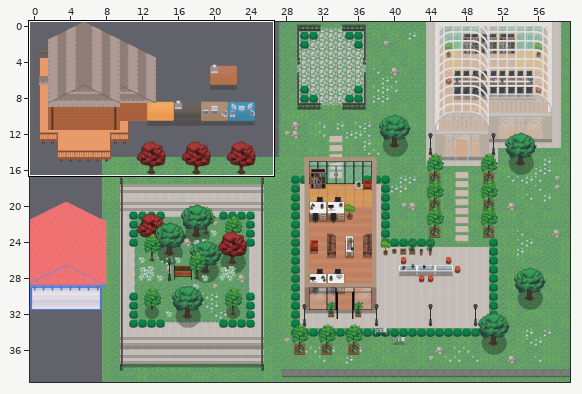
Two versions of a level (Tiled map (JSON), map.tmj). Above: a wide view before the commit, with the close-up outlined.
Close-up. First the earlier version:
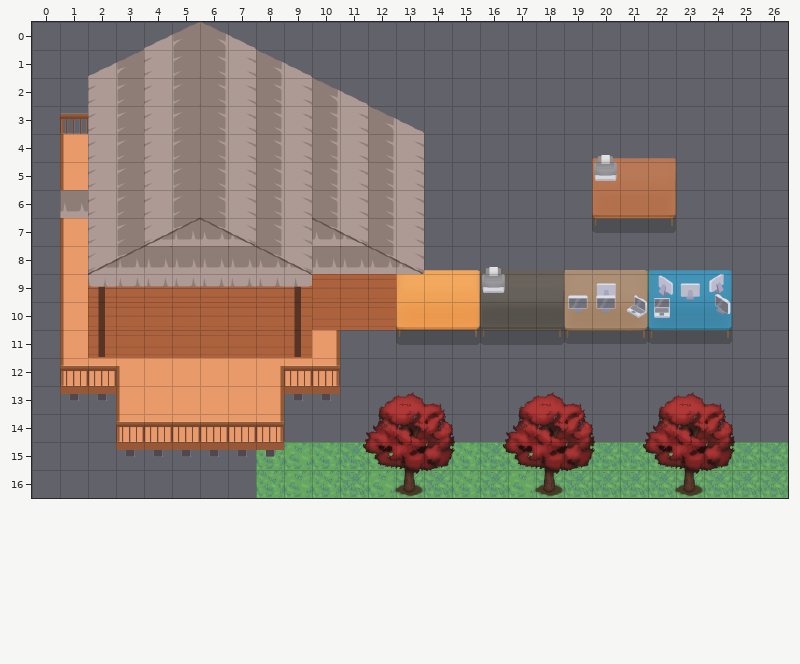
Cells are 32x32 px. Shown: x 0..26, y 0..16.
New version:
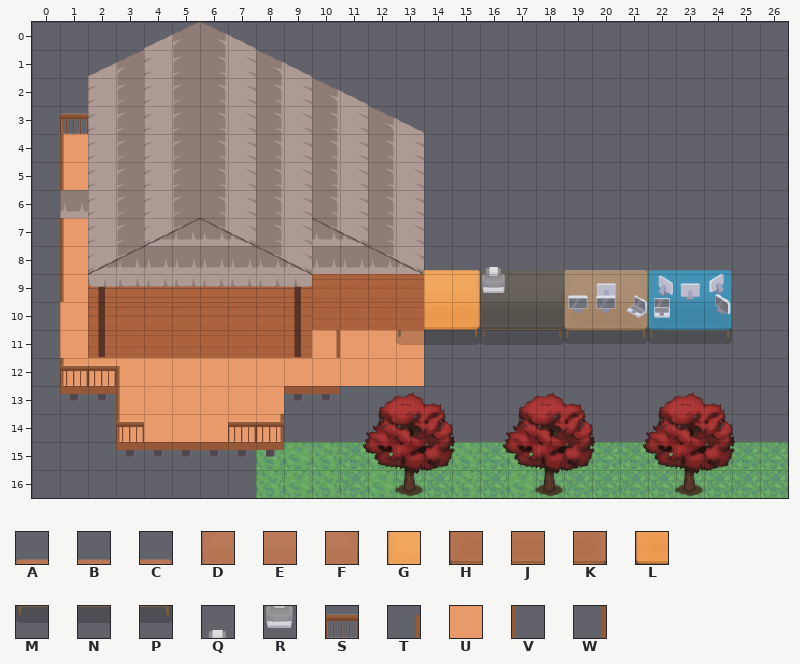
Key: from "Flat Tilesets": A 7, B 8, C 9, D 29, E 30, F 31, G 32, H 51, J 52, K 53, L 54, M 73, N 74, P 75, Q 203, R 225; from "TEST MAISON OM": S 193, T 194 flipped left-right, U 206, V 207, W 207 flipped left-right.
_ is an empty cell.
See-through tiles are keyed as they look on the map.
From old to new:
Layer "Floor":
The author put tile U in rows 11 to 12 at x 11 to 13.
Layer "Fourniture 1":
The edit erases tile A in row 4 at x 20.
The edit erases tile B in row 4 at x 21.
The edit erases tile C in row 4 at x 22.
The edit erases tile D in row 5 at x 20.
The edit erases tile E in row 5 at x 21.
The edit erases tile F in row 5 at x 22.
The edit erases tile G in row 9 at x 13.
The edit erases tile H in row 6 at x 20.
The edit erases tile J in row 6 at x 21.
The edit erases tile K in row 6 at x 22.
The edit erases tile L in row 10 at x 13.
The edit erases tile M in row 7 at x 20.
The edit erases tile N in row 7 at x 21.
The edit erases tile P in row 7 at x 22.
The edit erases tile T in row 12 at x 8.
The edit erases tile V in rows 10 to 11 at x 1.
The edit erases tile W in row 12 at x 10; in row 13 at x 8.
Layer "Furniture 2":
The edit erases tile Q in row 4 at x 20.
The edit erases tile R in row 5 at x 20.
The edit erases tile S in row 12 at x 9 to 10; in row 14 at x 4 to 6.
